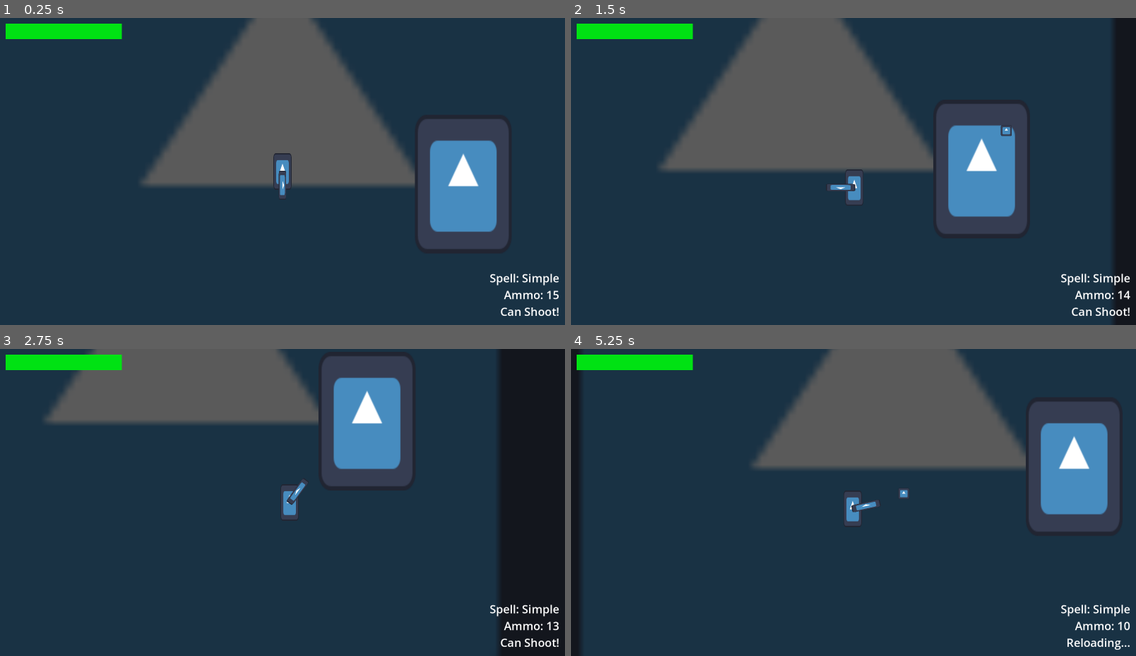
Above: before the commit, frames 1-4 (two rows, left to right).
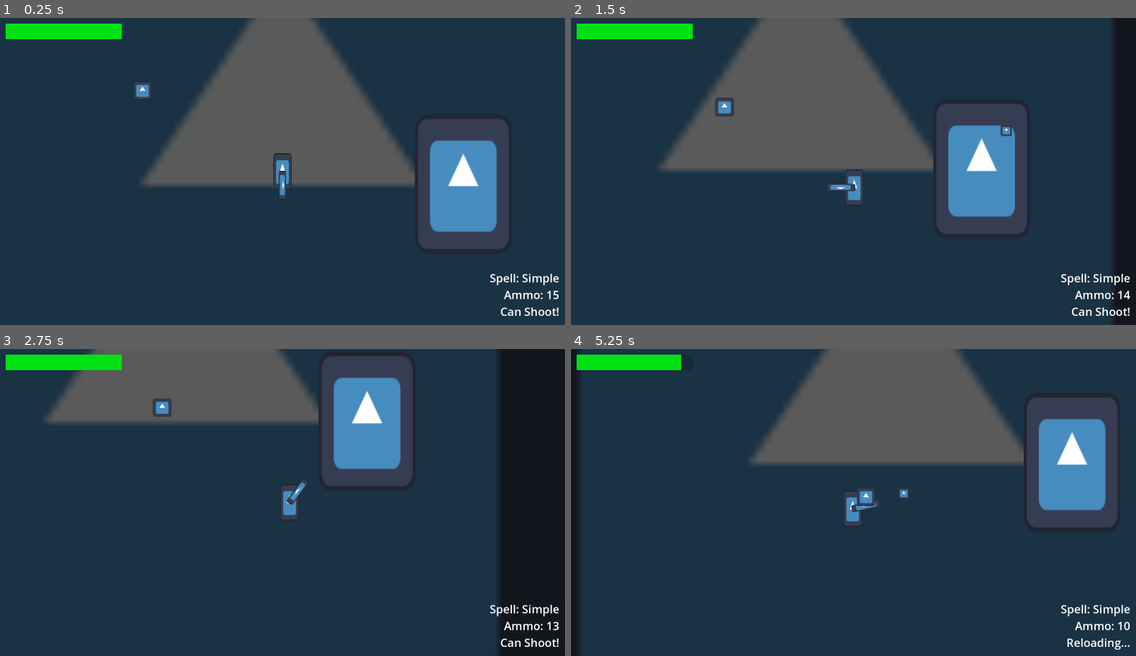
Above: after the commit, the same moments.

Repository: AgilMonkey/Wild-Bun-Magic
Game: Godot game, scene res://levels/main_test_scene/main_test_scene.tscn
The game is run twice, just before and just after one commit, with the same random seed, the same clock (stepped at 60 frames per second) and the same inputs. The engine's default icon, where the game draws it, is replaced by a stand-in: a white triangle on a blue panel in a dark square.
Inputs (mouse positions are in pixels of both pictures, inside the frame that each line leads up to):
- Up to frame 1 (0.25 s): no input
- Up to frame 2 (1.5 s): move the mouse to (977, 156) at 0.52 s; hold D (move_right) 0.53-1.28 s; click (977, 156) at 0.6 s; move the mouse to (740, 186) at 1.27 s; hold S (move_down) from 1.28 s (still down); tap Shift (dash) at 1.35 s
- Up to frame 3 (2.75 s): click (169, 517) at 1.55 s; move the mouse to (339, 434) at 2.02 s; release S (move_down) at 2.03 s; hold D (move_right) from 2.03 s (still down); click (339, 434) at 2.1 s
- Up to frame 4 (5.25 s): move the mouse to (825, 563) at 2.77 s; release D (move_right) at 2.78 s; hold W (move_up) 2.78-3.53 s; click (825, 563) at 2.85 s; move the mouse to (1023, 548) at 3.52 s; hold A (move_left) 3.53-5.03 s; tap Shift (dash) at 3.6 s; click (1023, 548) at 3.8 s; move the mouse to (684, 456) at 4.27 s; click (684, 456) at 4.35 s; move the mouse to (881, 502) at 5.02 s; hold S (move_down) from 5.03 s (still down); click (881, 502) at 5.1 s

The runs differ from the first frame. In frame 1, 0.2% of the frame differs, in the area x 23-27%, y 20-27%; in frame 2, 0.2%; in frame 3, 0.2%; in frame 4, 3.0%, in the area x 19-98%, y 0-60%.

Commit message:
Make enemy

Diff:
--- a/commons/attackbox/attackbox_component.gd
+++ b/commons/attackbox/attackbox_component.gd
@@ -2,9 +2,15 @@
 extends Area2D
 
 
+signal on_hit(hitbox: HitboxComponent)
+
 @export var damage := 25
+@export var is_damage_by_itself := true
 
 
 func _on_area_entered(area: Area2D) -> void:
 	if area is HitboxComponent:
+		on_hit.emit(area)
+		if not is_damage_by_itself: return
+
 		area.damage(damage)
--- /dev/null
+++ b/entities/enemies/Enemy.tscn
@@ -0,0 +1,38 @@
+[gd_scene load_steps=7 format=3 uid="uid://bl0spk6gymtey"]
+
+[ext_resource type="Texture2D" uid="uid://cthw2iuwsc3ka" path="res://icon.svg" id="1_nwexf"]
+[ext_resource type="PackedScene" uid="uid://ctqbx520r1gsq" path="res://commons/attackbox/attackbox_component.tscn" id="2_paah2"]
+[ext_resource type="Script" uid="uid://bfgcawdmt8vox" path="res://entities/enemies/follow_player.gd" id="3_82qr8"]
+[ext_resource type="Script" uid="uid://cl5g6pwsy7x6j" path="res://entities/enemies/simple_attacking.gd" id="4_rfvys"]
+
+[sub_resource type="CircleShape2D" id="CircleShape2D_nwexf"]
+radius = 16.0
+
+[sub_resource type="CircleShape2D" id="CircleShape2D_paah2"]
+radius = 40.0
+
+[node name="Enemy" type="CharacterBody2D" groups=["enemy"]]
+motion_mode = 1
+
+[node name="Sprite2D" type="Sprite2D" parent="."]
+scale = Vector2(0.5, 0.5)
+texture = ExtResource("1_nwexf")
+
+[node name="CollisionShape2D" type="CollisionShape2D" parent="."]
+shape = SubResource("CircleShape2D_nwexf")
+debug_color = Color(0, 0.6, 0.701961, 0)
+
+[node name="AttackboxComponent" parent="." instance=ExtResource("2_paah2")]
+damage = 10
+
+[node name="CollisionShape2D" type="CollisionShape2D" parent="AttackboxComponent"]
+shape = SubResource("CircleShape2D_paah2")
+debug_color = Color(0.790018, 0.13228, 0.272505, 0.42)
+
+[node name="FollowPlayer" type="Node" parent="."]
+script = ExtResource("3_82qr8")
+
+[node name="SimpleAttacking" type="Node" parent="." node_paths=PackedStringArray("attackbox", "attackbox_col")]
+script = ExtResource("4_rfvys")
+attackbox = NodePath("../AttackboxComponent")
+attackbox_col = NodePath("../AttackboxComponent/CollisionShape2D")
--- /dev/null
+++ b/entities/enemies/follow_player.gd
@@ -0,0 +1,13 @@
+extends Node
+
+
+@export var speed: int = 200
+
+@onready var player: Node2D = get_tree().get_first_node_in_group("player")
+@onready var body: CharacterBody2D = get_parent()
+
+
+func _physics_process(delta: float) -> void:
+	var to_player = player.global_position - body.global_position
+	body.velocity = to_player.normalized() * speed
+	body.move_and_slide()
--- /dev/null
+++ b/entities/enemies/simple_attacking.gd
@@ -0,0 +1,20 @@
+extends Node
+
+
+@export var damage: int = 10
+@export var wait_time: float = 2.0
+@export var attackbox: AttackboxComponent
+@export var attackbox_col: CollisionShape2D
+
+var is_waiting := false
+
+
+func _ready() -> void:
+	attackbox.on_hit.connect(attack)
+
+
+func attack(hitbox: HitboxComponent):
+	if is_waiting: return
+	attackbox_col.call_deferred("set_disabled", true)
+	await get_tree().create_timer(wait_time).timeout
+	attackbox_col.call_deferred("set_disabled", false)
--- a/entities/player/player.tscn
+++ b/entities/player/player.tscn
@@ -17,7 +17,7 @@
 radius = 26.0
 height = 116.0
 
-[node name="Player" type="CharacterBody2D"]
+[node name="Player" type="CharacterBody2D" groups=["player"]]
 motion_mode = 1
 script = ExtResource("1_qiwj3")
 
--- a/levels/main_test_scene/main_test_scene.tscn
+++ b/levels/main_test_scene/main_test_scene.tscn
@@ -1,10 +1,11 @@
-[gd_scene load_steps=7 format=3 uid="uid://ca8tn02iyeljw"]
+[gd_scene load_steps=8 format=3 uid="uid://ca8tn02iyeljw"]
 
 [ext_resource type="Texture2D" uid="uid://cthw2iuwsc3ka" path="res://icon.svg" id="1_0ppp4"]
 [ext_resource type="PackedScene" uid="uid://dhl552xt6p4c1" path="res://entities/player/player.tscn" id="1_db3qx"]
 [ext_resource type="Script" uid="uid://bg16oasgteqcj" path="res://levels/main_test_scene/main_test_scene.gd" id="1_jvi5a"]
 [ext_resource type="PackedScene" uid="uid://dklbwgr08tit0" path="res://entities/ui/player_ui.tscn" id="4_o4x35"]
 [ext_resource type="PackedScene" uid="uid://ctqbx520r1gsq" path="res://commons/attackbox/attackbox_component.tscn" id="5_1itg7"]
+[ext_resource type="PackedScene" uid="uid://bl0spk6gymtey" path="res://entities/enemies/Enemy.tscn" id="6_k73vk"]
 
 [sub_resource type="RectangleShape2D" id="RectangleShape2D_1itg7"]
 size = Vector2(356, 498)
@@ -16,6 +17,7 @@
 modulate = Color(0.355314, 0.355314, 0.355314, 1)
 scale = Vector2(24.8906, 24.8906)
 texture = ExtResource("1_0ppp4")
+metadata/_edit_lock_ = true
 
 [node name="Player" parent="." instance=ExtResource("1_db3qx")]
 
@@ -32,3 +34,6 @@
 [node name="Sprite2D" type="Sprite2D" parent="AttackboxComponent"]
 scale = Vector2(2.65625, 3.8125)
 texture = ExtResource("1_0ppp4")
+
+[node name="Enemy" parent="." instance=ExtResource("6_k73vk")]
+position = Vector2(-534, -310)
--- a/project.godot
+++ b/project.godot
@@ -26,6 +26,11 @@
 window/size/viewport_height=1080
 window/stretch/mode="viewport"
 window/stretch/aspect="expand"
+
+[global_group]
+
+player="the main character"
+enemy="things to shoot at"
 
 [input]
 
Not shown, added: entities/enemies/follow_player.gd.uid
Not shown, added: entities/enemies/simple_attacking.gd.uid
